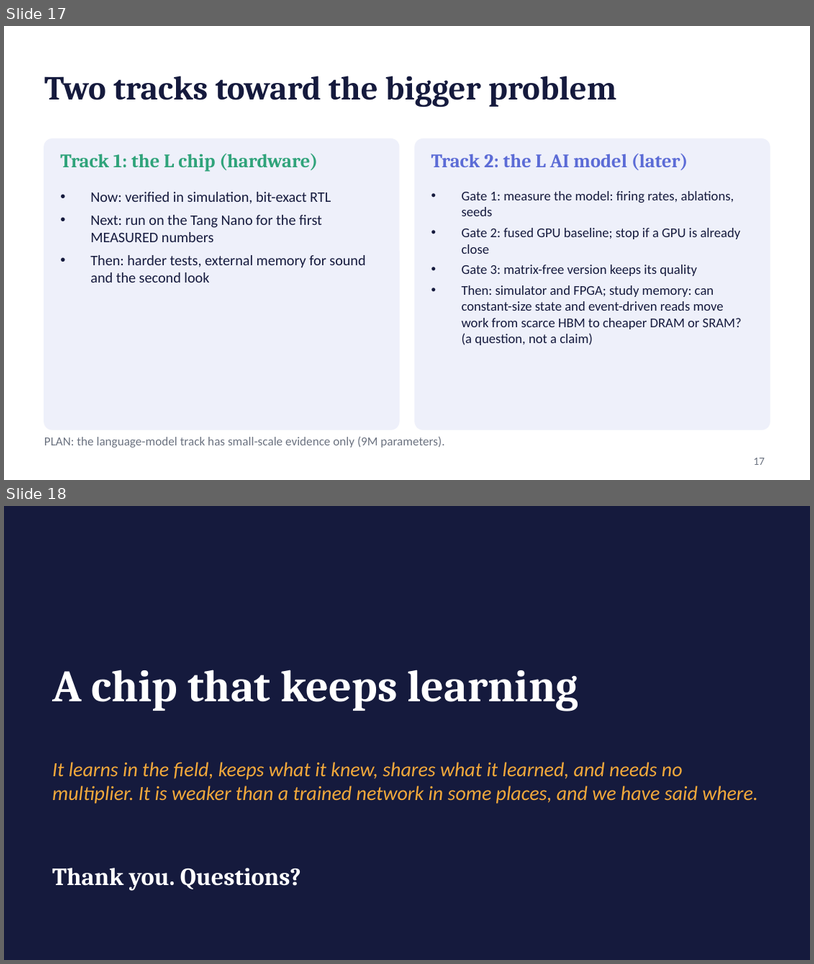
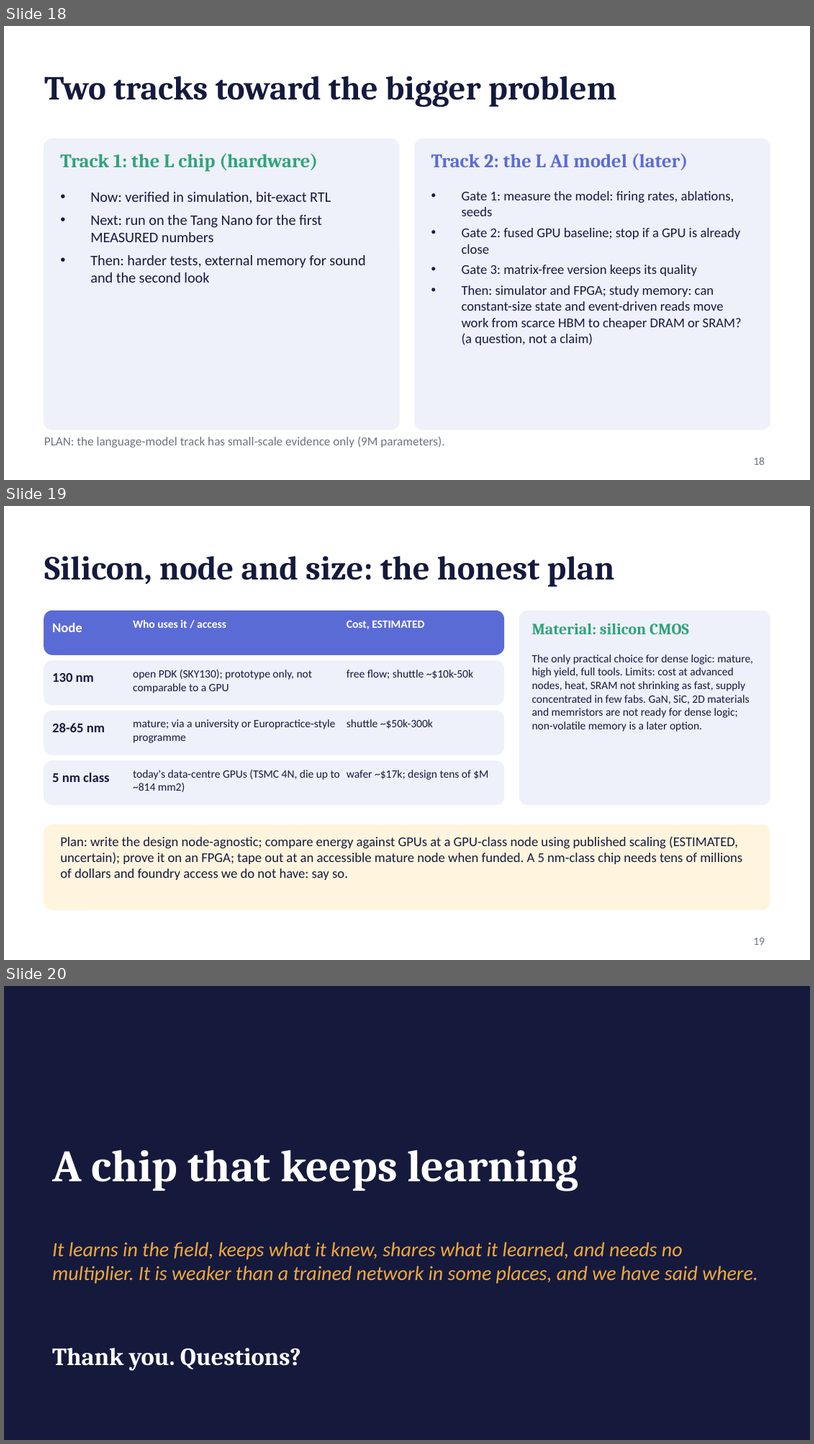
Before and after one commit to kurosaki11op-art/gpu2.0, a slide deck: docs/L_pitch_draft.pptx. Shown one above the other, each under a label of ours: slides 17 and 18 before the commit, slides 18, 19 and 20 after it. The pictures are 814x964 and 814x1444 pixels, drawn with LibreOffice and Linux fonts; fonts in the diff are those of the drawing. Boxes give left, top, right and bottom in pixels: in the first picture for what was removed or moved away, otherwise in the second. Text is boxed around its words. In the diff, an @@ line names an element or a change of style, - is before the commit and + after.

```diff
--- a/docs/L_pitch_draft.pptx
+++ b/docs/L_pitch_draft.pptx
@@ slide 19 added at <box>4,506,810,960</box>, background #FFFFFF @@
@@ title added at <box>44,556,615,587</box>, 30 pt, text #151A3D, bold @@
+Silicon, node and size: the honest plan
@@ rounded rectangle added at <box>44,611,504,654</box>, fill #5B6BD6, outline #5B6BD6 1 pt @@
@@ rounded rectangle added at <box>520,611,770,804</box>, fill #EEF0FA, outline #EEF0FA 1 pt @@
@@ text added at <box>52,623,82,632</box>, 12 pt, text #FFFFFF, bold @@
+Node
@@ text added at <box>133,620,226,628</box>, 10 pt, text #FFFFFF, bold @@
+Who uses it / access
@@ text added at <box>347,620,424,629</box>, 10 pt, text #FFFFFF, bold @@
+Cost, ESTIMATED
@@ text added at <box>532,623,689,634</box>, 14 pt, text #2FA37A, bold @@
+Material: silicon CMOS
@@ text added at <box>532,654,754,731</box>, 10 pt, text #151A3D @@
+The only practical choice for dense logic: mature, high yield, full tools. Limits: cost at advanced nodes, heat, SRAM not shrinking as fast, supply concentrated in few fabs. GaN, SiC, 2D materials and memristors are not ready for dense logic; non-volatile memory is a later option.
@@ rounded rectangle added at <box>44,661,504,705</box>, fill #EEF0FA, outline #EEF0FA 1 pt @@
@@ text added at <box>52,672,94,682</box>, 12 pt, text #151A3D, bold @@
+130 nm
@@ text added at <box>133,669,313,693</box>, 10 pt, text #151A3D @@
+open PDK (SKY130); prototype only, not comparable to a GPU
@@ text added at <box>347,669,473,679</box>, 10 pt, text #151A3D @@
+free flow; shuttle ~$10k-50k
@@ rounded rectangle added at <box>44,710,504,754</box>, fill #EEF0FA, outline #EEF0FA 1 pt @@
@@ text added at <box>133,719,335,743</box>, 10 pt, text #151A3D @@
+mature; via a university or Europractice-style programme
@@ text added at <box>347,719,433,728</box>, 10 pt, text #151A3D @@
+shuttle ~$50k-300k
@@ text added at <box>52,723,105,732</box>, 12 pt, text #151A3D, bold @@
+28-65 nm
@@ rounded rectangle added at <box>44,761,504,804</box>, fill #EEF0FA, outline #EEF0FA 1 pt @@
@@ text added at <box>52,772,109,782</box>, 12 pt, text #151A3D, bold @@
+5 nm class
@@ text added at <box>133,770,340,792</box>, 10 pt, text #151A3D @@
+today's data-centre GPUs (TSMC 4N, die up to ~814 mm2)
@@ text added at <box>347,770,489,780</box>, 10 pt, text #151A3D @@
+wafer ~$17k; design tens of $M
@@ rounded rectangle added at <box>44,824,770,909</box>, fill #FFF4DD, outline #FFF4DD 1 pt @@
@@ text added at <box>60,836,743,880</box>, 12 pt, text #151A3D @@
+Plan: write the design node-agnostic; compare energy against GPUs at a GPU-class node using published scaling (ESTIMATED, uncertain); prove it on an FPGA; tape out at an accessible mature node when funded. A 5 nm-class chip needs tens of millions of dollars and foundry access we do not have: say so.
@@ page number added at <box>754,937,765,944</box>, 10 pt, text #6B7280 @@
+19
@@ what was slide 17 is now slide 18 @@
@@ page number at <box>754,457,765,464</box>: text changed @@
-17
+18
@@ what was slide 18 is now slide 20 @@
```
Also in this commit, not shown: 1 other slide added, 3 other files.
